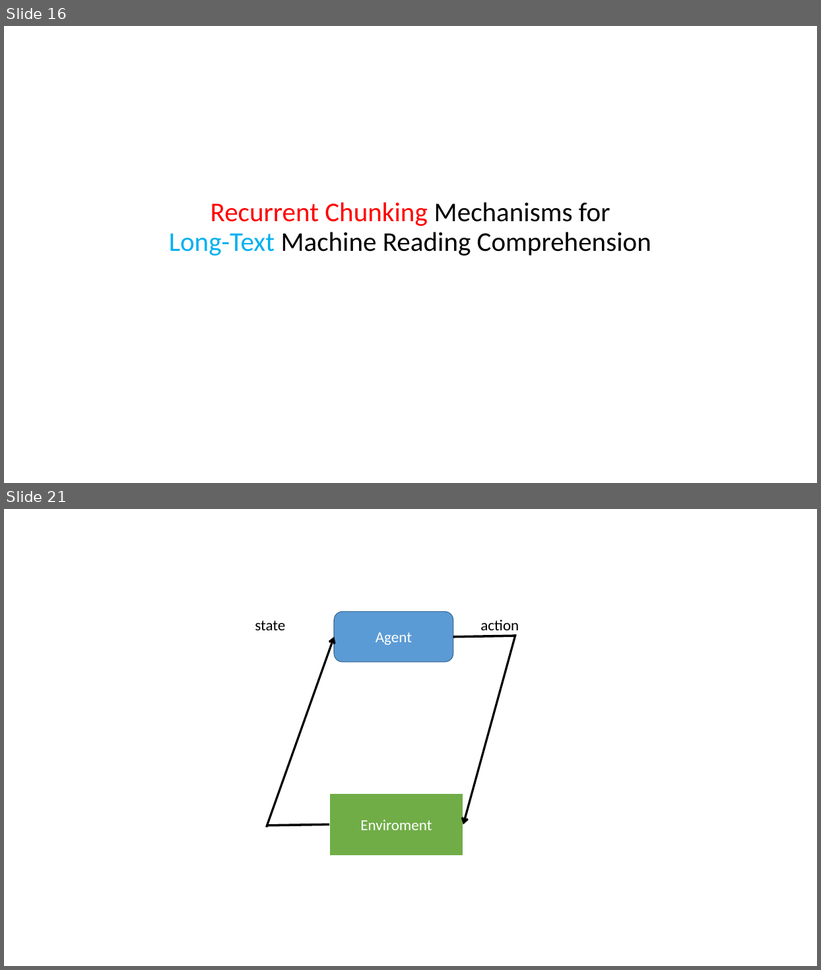
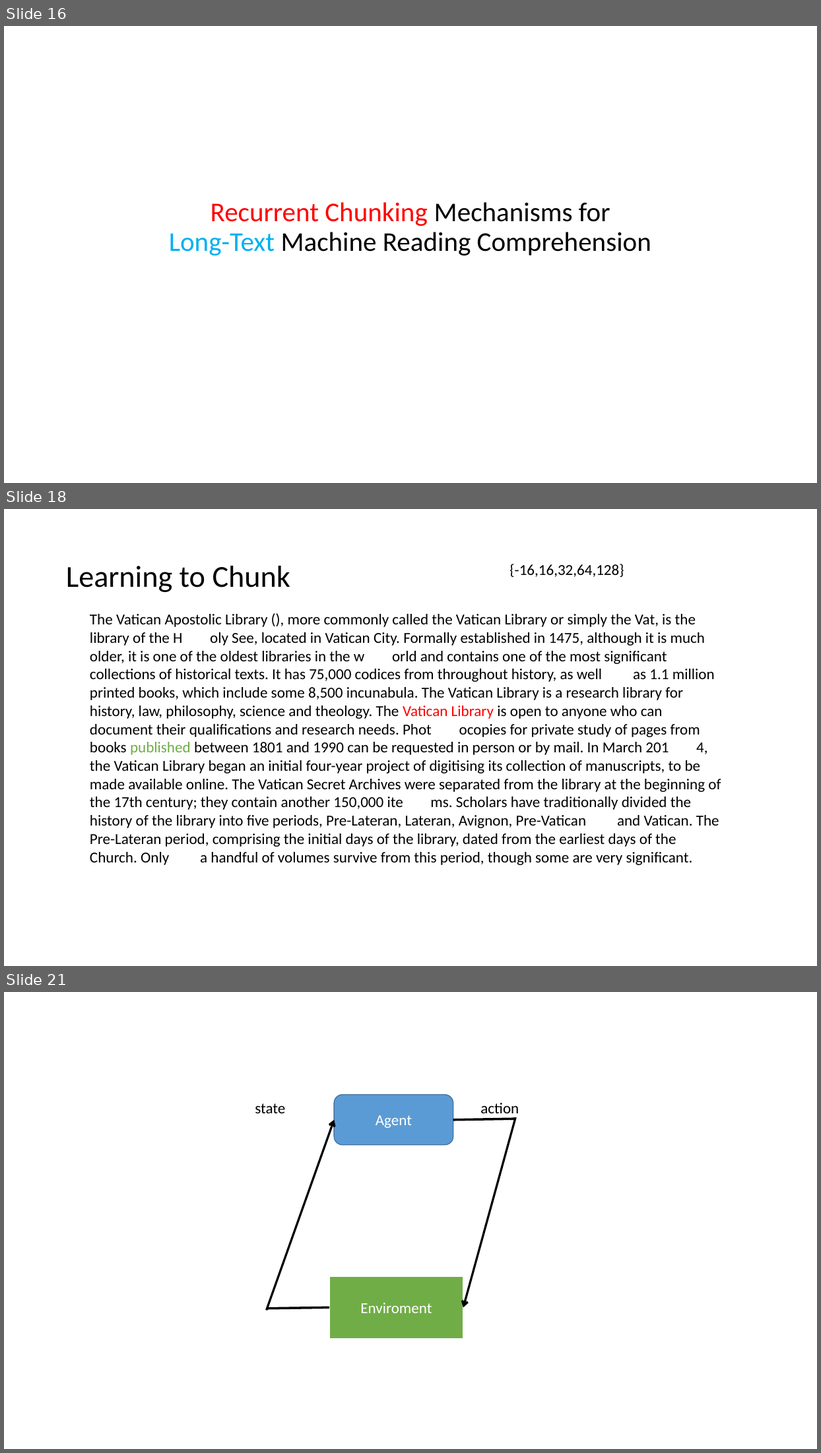
Before and after one commit to xhsun1997/rumor_project, a slide deck: 新建 PPT 演示文稿.ppt. Shown one above the other, each under a label of ours: slides 16 and 21 before the commit, slides 16, 18 and 21 after it; the slides between them are not shown. The pictures are 821x970 and 821x1453 pixels, drawn with LibreOffice and Linux fonts; fonts in the diff are those of the drawing. Boxes give left, top, right and bottom in pixels: in the first picture for what was removed or moved away, otherwise in the second. Text is boxed around its words. In the diff, an @@ line names an element or a change of style, - is before the commit and + after.

```diff
--- a/新建 PPT 演示文稿.ppt
+++ b/新建 PPT 演示文稿.ppt
@@ slide 18 added at [4, 509, 817, 966], background #FFFFFF @@
@@ title added at [66, 566, 290, 592], 36 pt, text #000000 @@
+Learning to Chunk
@@ text added at [510, 564, 624, 577], 18 pt, text #000000 @@
+{-16,16,32,64,128}
@@ text added at [90, 614, 721, 865], 18 pt, text #000000 @@
+The Vatican Apostolic Library (), more commonly called the Vatican Library or simply the Vat, is the library of the H oly See, located in Vatican City. Formally established in 1475, although it is much older, it is one of the oldest libraries in the w orld and contains one of the most significant collections of historical texts. It has 75,000 codices from throughout history, as well as 1.1 million printed books, which include some 8,500 incunabula. The Vatican Library is a research library for history, law, philosophy, science and theology. The Vatican Library is open to anyone who can document their qualifications and research needs. Phot ocopies for private study of pages from books published between 1801 and 1990 can be requested in person or by mail. In March 201 4, the Vatican Library began an initial four-year project of digitising its collection of manuscripts, to be made available online. The Vatican Secret Archives were separated from the library at the beginning of the 17th century; they contain another 150,000 ite ms. Scholars have traditionally divided the history of the library into five periods, Pre-Lateran, Lateran, Avignon, Pre-Vatican and Vatican. The Pre-Lateran period, comprising the initial days of the library, dated from the earliest days of the Church. Only a handful of volumes survive from this period, though some are very significant.
```
Also in this commit, not shown: 22 slides changed, 13 other slides added, 4 slides removed.
